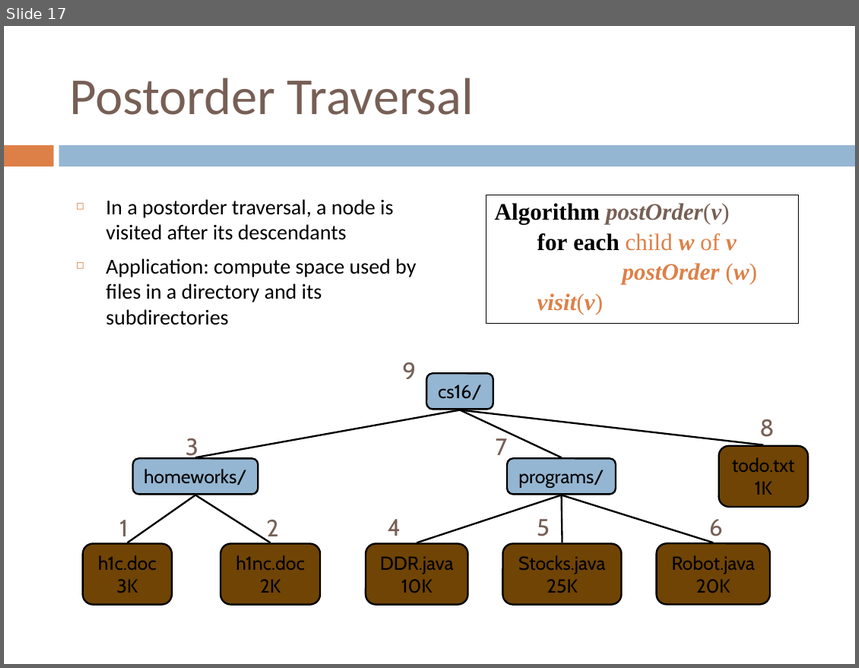
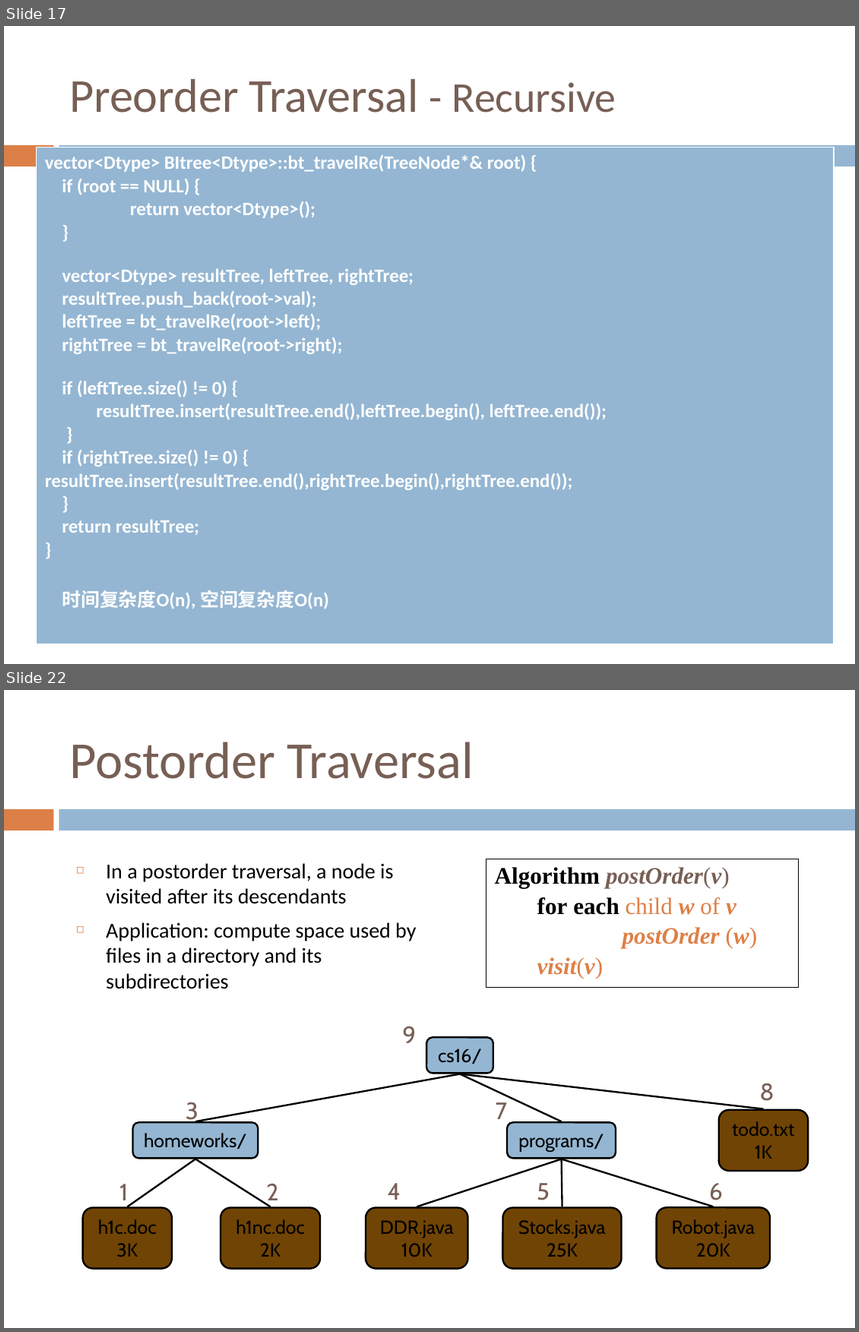
Before and after one commit to sundyCoder/CSK, a slide deck: 3@CSDS/PPT/4@tree.pptx. Shown one above the other, each under a label of ours: slide 17 before the commit, slides 17 and 22 after it; the slides between them are not shown. The pictures are 859x668 and 859x1332 pixels, drawn with LibreOffice and Linux fonts; fonts in the diff are those of the drawing. Boxes give left, top, right and bottom in pixels: in the first picture for what was removed or moved away, otherwise in the second. Text is boxed around its words. In the diff, an @@ line names an element or a change of style, - is before the commit and + after.

Commit message:
tree algorithm.

```diff
--- a/3@CSDS/PPT/4@tree.pptx
+++ b/3@CSDS/PPT/4@tree.pptx
@@ slide 17 added at (4, 26, 855, 664), background #FFFFFF; not listed: 2 template elements that a slide beside it also shows @@
@@ title added at (69, 79, 617, 113), 40 pt, text #775F55 @@
+Preorder Traversal - Recursive
@@ table added at (37, 148, 834, 646), 1 rows, 1 columns @@
+vector<Dtype> BItree<Dtype>::bt_travelRe(TreeNode*& root) { / if (root == NULL) { / return vector<Dtype>(); / } / vector<Dtype> resultTree, leftTree, rightTree; / resultTree.push_back(root->val); / leftTree = bt_travelRe(root->left); / rightTree = bt_travelRe(root->right); / if (leftTree.size() != 0) { / resultTree.insert(resultTree.end(),leftTree.begin(), leftTree.end()); / } / if (rightTree.size() != 0) { resultTree.insert(resultTree.end(),rightTree.begin(),rightTree.end()); / } / return resultTree; / } / 时间复杂度O(n), 空间复杂度O(n)
@@ what was slide 17 is now slide 22 @@
```
Also in this commit, not shown: 1 slide changed, 5 other slides added, 40 other files.
